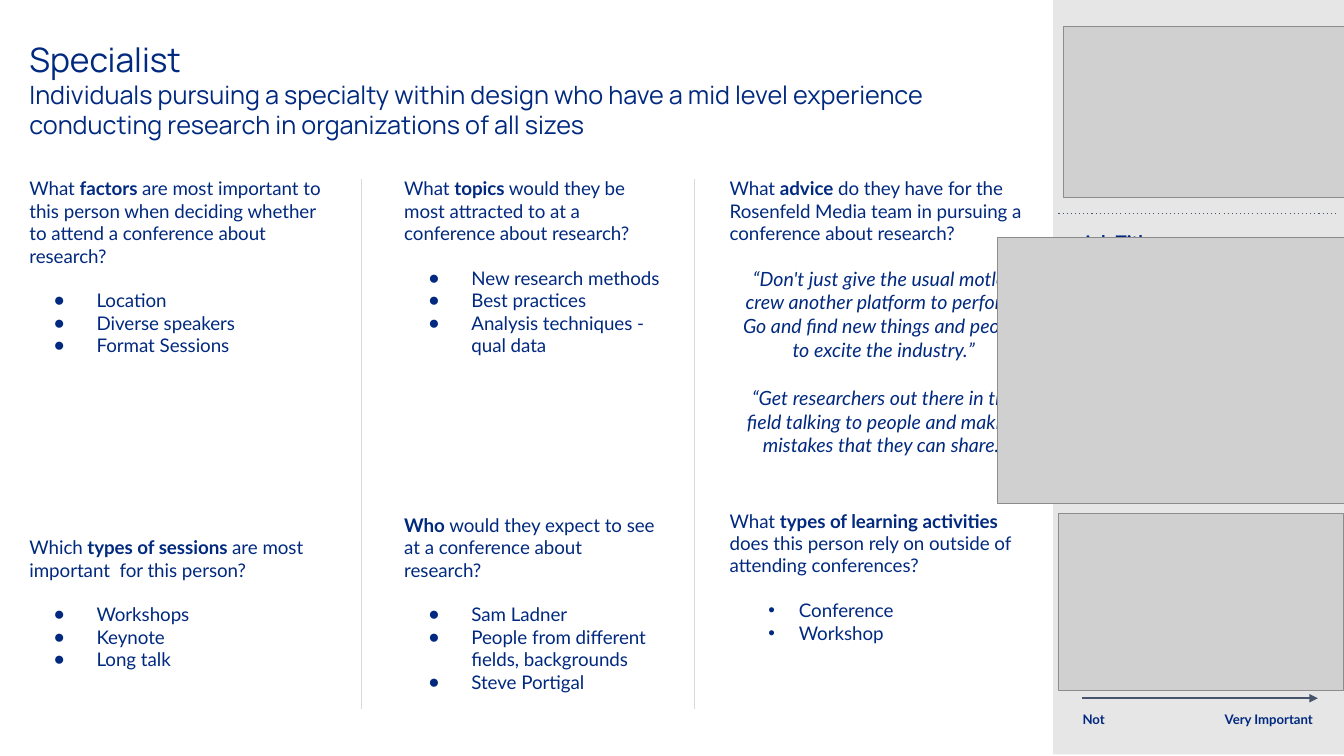
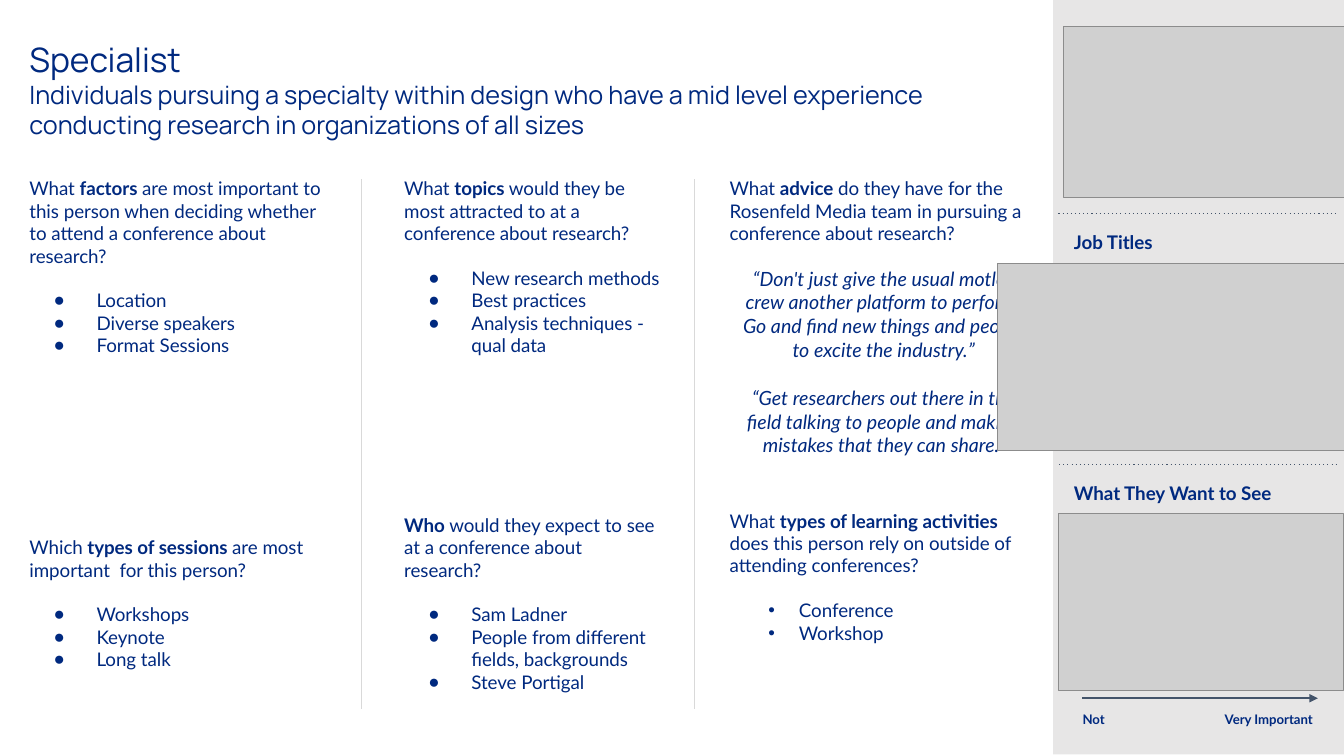
Before and after one commit to PersonaPredicta/Survey_Says..., a slide deck: slide 6 of established_personas.pptx. Drawn at 1344x756 pixels with LibreOffice and Linux fonts; fonts in the diff are those of the drawing; grey boxes stand for pictures. Boxes give left, top, right and bottom in pixels: in the first picture for what was removed or moved away, otherwise in the second. Text is boxed around its words. In the diff, an @@ line names an element or a change of style, - is before the commit and + after.

```diff
--- a/established_personas.pptx
+++ b/established_personas.pptx
@@ text "Job Titles" rewrapped from (1083,235,1162,238) to (1074,235,1153,249) @@
@@ picture: place and size @@
-picture at (998,238,1344,504)
+picture at (998,263,1344,451)
@@ line added from (1060, 465) to (1338, 465), #44546A 0.75 pt dashed @@
@@ text added at (1074,486,1271,503), 13.3 pt, text #00297F, bold @@
+What They Want to See
```
Also in this commit, not shown: 4 other slides changed.
